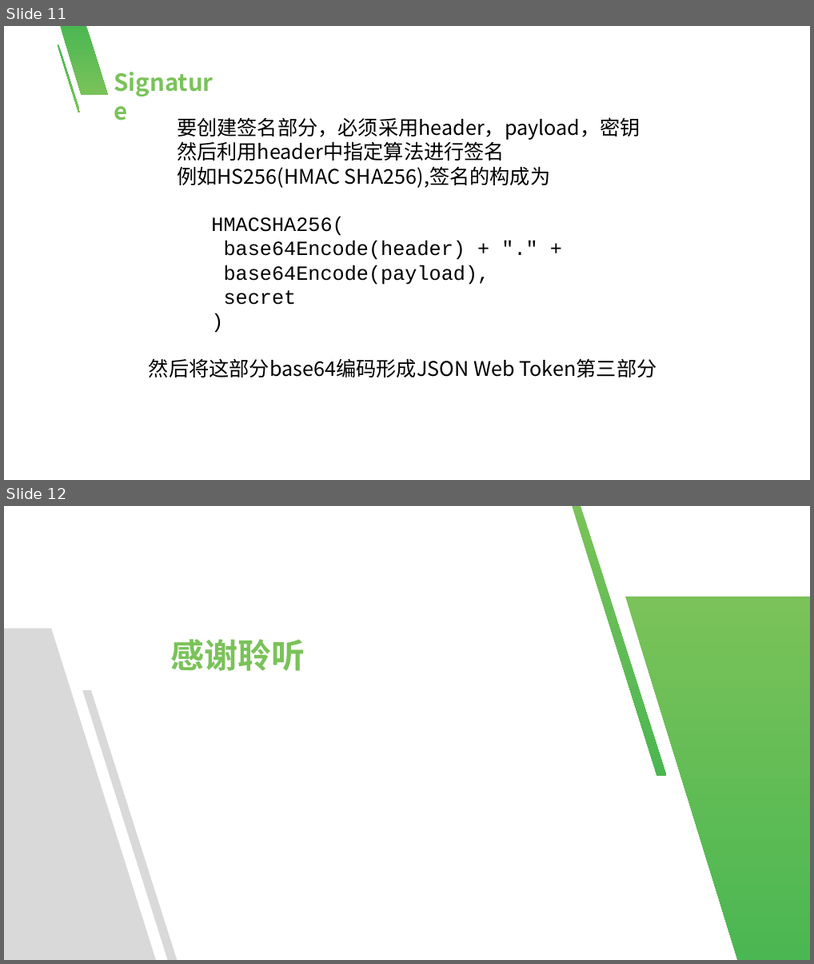
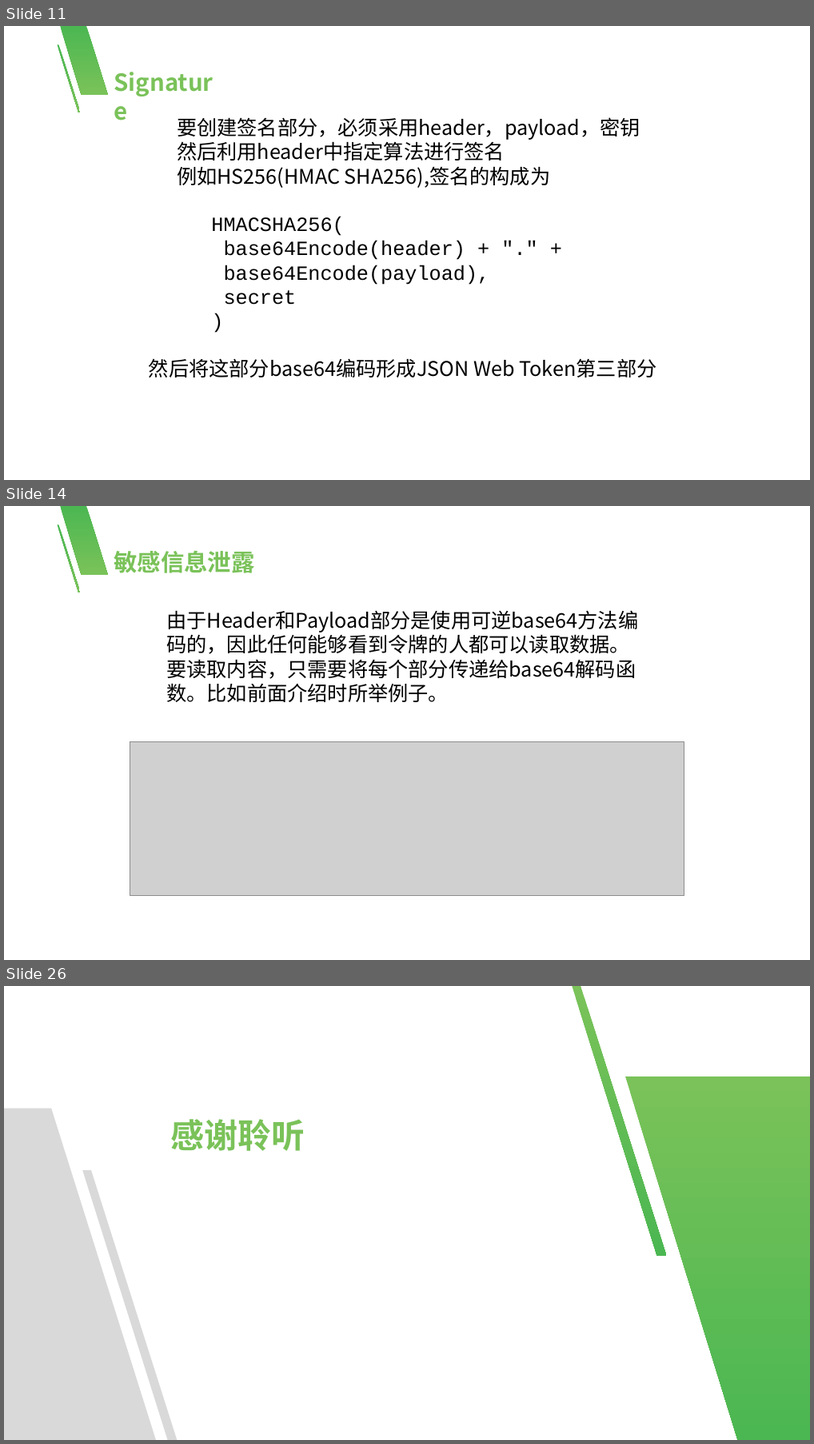
Before and after one commit to xikong-mubai/check_test, a slide deck: web/JWT.pptx. Shown one above the other, each under a label of ours: slides 11 and 12 before the commit, slides 11, 14 and 26 after it; the slides between them are not shown. The pictures are 814x964 and 814x1444 pixels, drawn with LibreOffice and Linux fonts; fonts in the diff are those of the drawing; grey boxes stand for pictures; background and template pictures are left out. Boxes give left, top, right and bottom in pixels: in the first picture for what was removed or moved away, otherwise in the second. Text is boxed around its words. In the diff, an @@ line names an element or a change of style, - is before the commit and + after.

```diff
--- a/web/JWT.pptx
+++ b/web/JWT.pptx
@@ slide 14 added at bbox=[4, 506, 810, 960], background #FFFFFF; not listed: 2 template elements that a slide beside it also shows @@
@@ text added at bbox=[114, 551, 255, 573], 28 pt, text #7AC259, bold @@
+敏感信息泄露
@@ text added at bbox=[166, 610, 638, 702], 24 pt, text #000000 @@
+由于Header和Payload部分是使用可逆base64方法编码的，因此任何能够看到令牌的人都可以读取数据。要读取内容，只需要将每个部分传递给base64解码函数。比如前面介绍时所举例子。
@@ picture added at bbox=[130, 742, 685, 895] @@
@@ what was slide 12 is now slide 26 @@
```
Also in this commit, not shown: 13 other slides added.
